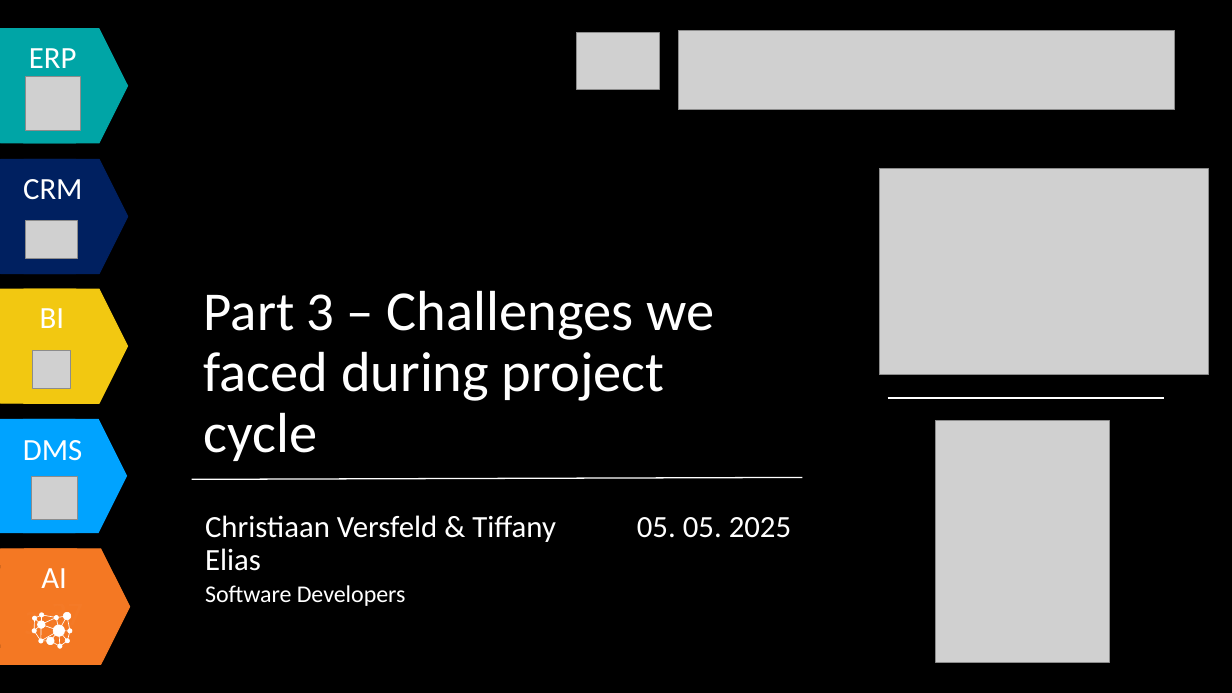
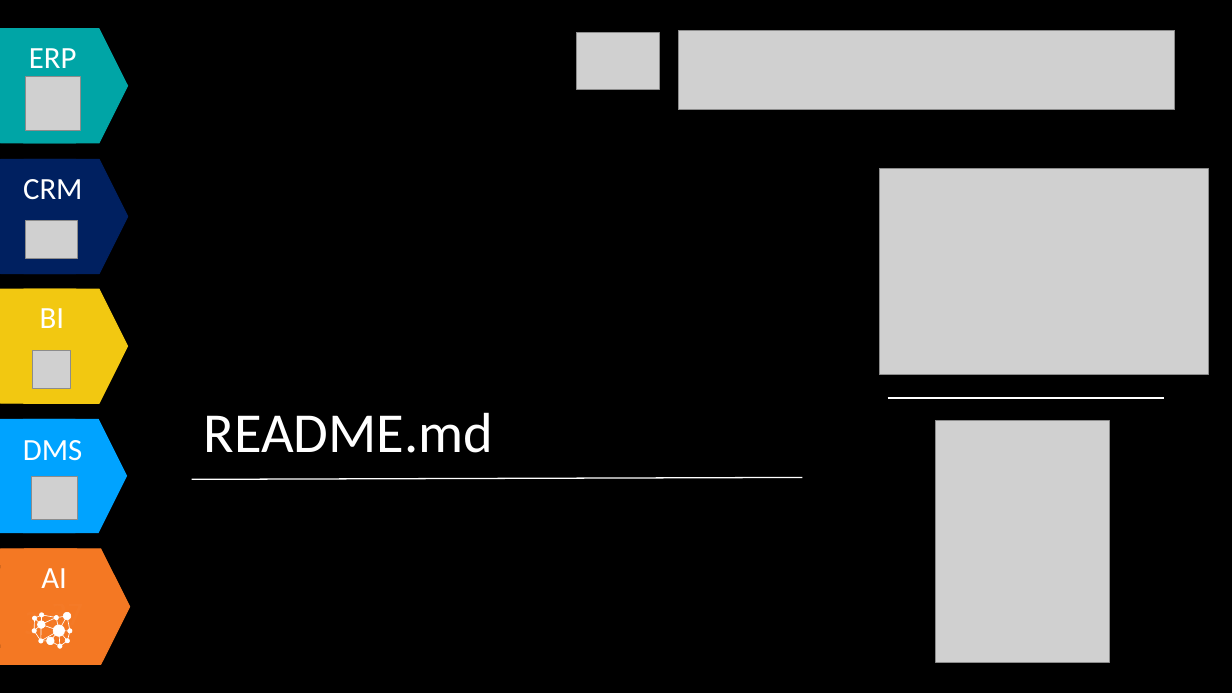
Before and after one commit to Tiffany0160/AdvancedCustomerPage, a slide deck: slide 27 of Document/Business Extension Presentation.pptx (slide 14 before the commit). Drawn at 1232x693 pixels with LibreOffice and Linux fonts; fonts in the diff are those of the drawing; grey boxes stand for pictures. Boxes give left, top, right and bottom in pixels: in the first picture for what was removed or moved away, otherwise in the second. Text is boxed around its words. In the diff, an @@ line names an element or a change of style, - is before the commit and + after.

```diff
--- a/Document/Business Extension Presentation.pptx
+++ b/Document/Business Extension Presentation.pptx
@@ text at box(204, 412, 494, 453): text changed @@
-Part 3 – Challenges we faced during project cycle
+README.md
@@ text removed at box(205, 515, 556, 606) @@
-Christiaan Versfeld & Tiffany Elias
-Software Developers
@@ text removed at box(637, 517, 791, 538) @@
-05. 05. 2025
```
Also in this commit, not shown: 14 other slides changed, 17 slides added, 2 other files.
